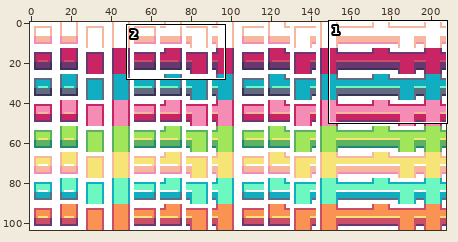
A pixel-art file gets an edit: examples/19 - snake with guns/img/players4.aseprite. Above: a wide view before the commit, with the close-up outlined.
Close-up. First the earlier version:
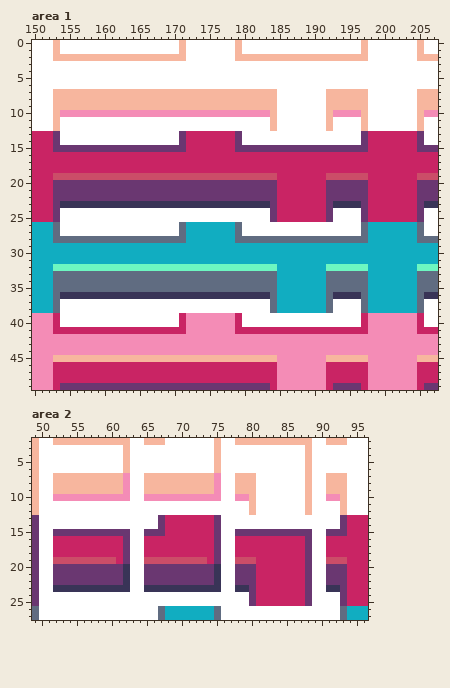
208x104 pixels, 1 frame. Shown: area 1: x 150..207, y 0..49; area 2: x 49..96, y 2..27. The commit also changed other parts of the picture, which this record leaves out.
Now the later version:
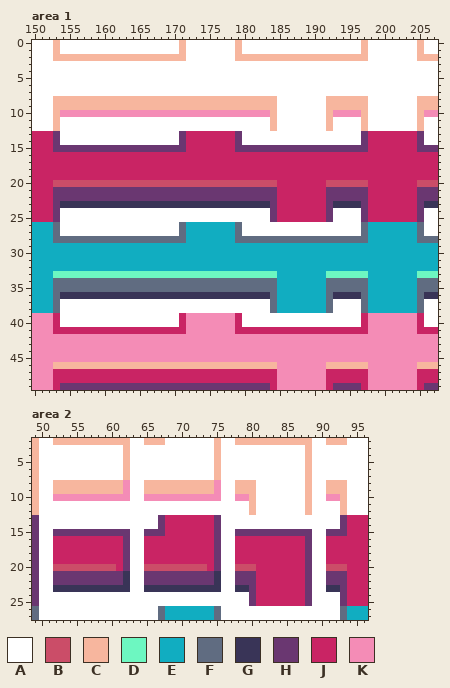
Palette (. is transparent): A #ffffff  B #cb4d68  C #f7b69e  D #6df7c1  E #11adc1  F #606c81  G #393457  H #6a3771  J #c92464  K #f48cb6
From old to new:
Changed rows in their new state; - is an unchanged pixel.
Area 1, layer "sprites":
first column x 153:
 7 AAAAAAAAAAAAAAAAAAAAAAAAAAAAAAAA-------AAAAAA-------AAA
first column x 153:
19 JJJJJJJJJJJJJJJJJJJJJJJJJJJJJJJJ-------JJJJJJ-------JJJ
20 BBBBBBBBBBBBBBBBBBBBBBBBBBBBBBBB-------BBBBBB-------BBB
first column x 153:
32 EEEEEEEEEEEEEEEEEEEEEEEEEEEEEEEE-------EEEEEE-------EEE
33 DDDDDDDDDDDDDDDDDDDDDDDDDDDDDDDD-------DDDDDD-------DDD
first column x 153:
45 KKKKKKKKKKKKKKKKKKKKKKKKKKKKKKKK-------KKKKKK-------KKK
46 CCCCCCCCCCCCCCCCCCCCCCCCCCCCCCCC-------CCCCCC-------CCC
Area 2, layer "sprites":
first column x 52:
 7 AAAAAAAAAAC--AAAAAAAAAAC--AAA----------AAA
first column x 52:
19 JJJJJJJJJ----JJJJJJJJJ----JJJ----------JJJ
20 BBBBBBBBBJH--BBBBBBBBBJH--BBB----------BBB
